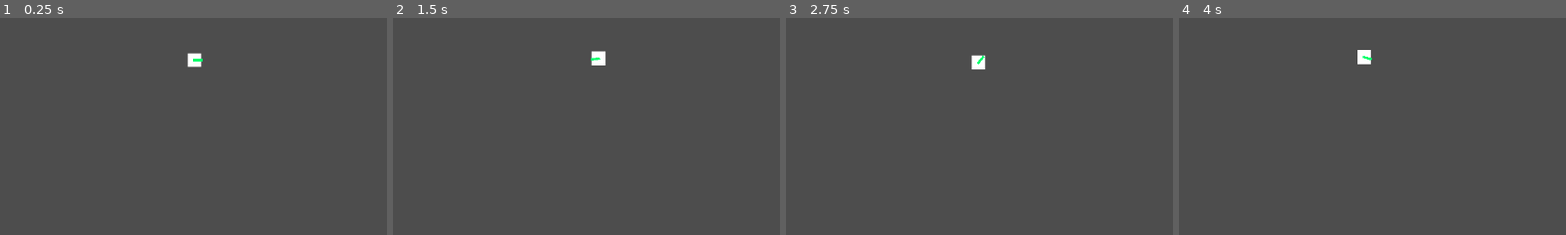
Above: before the commit, frames 1-4 (left to right).
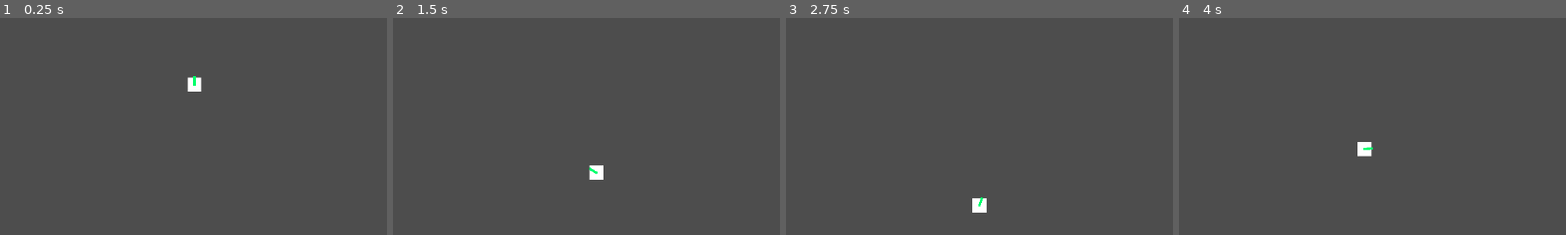
Above: after the commit, the same moments.

Repository: AvveGbm/Project-Recoil
Game: Godot game, scene res://scenes/player.tscn
Two runs of this game, one before a commit and one after it. Both use one fixed random seed, a clock stepped at 60 frames per second and the inputs below. The project has no main scene, so this scene is started directly.
Inputs (mouse positions are % of the whole screen's width and height, from its top left):
- Up to frame 1 (0.25 s): no input
- Up to frame 2 (1.5 s): tap Enter (ui_accept) at 0.5, 0.77 s; move the mouse to (72, 45) at 0.52 s; click (72, 45) at 0.67 s; move the mouse to (30, 55) at 1.27 s; click (30, 55) at 1.42 s
- Up to frame 3 (2.75 s): tap Enter (ui_accept) at 1.52 s; move the mouse to (60, 28) at 2.02 s; click (60, 28) at 2.17 s
- Up to frame 4 (4 s): move the mouse to (45, 70) at 2.77 s; click (45, 70) at 2.92 s; tap Enter (ui_accept) at 3.02, 3.77 s; move the mouse to (80, 65) at 3.52 s; click (80, 65) at 3.67 s
The pictures show only the part of the screen within x 25-75%, y 40-90%; the shares and areas given below are measured in that part.

The runs differ from the first frame. In frame 1, 0.5% of the frame differs, in the area x 48-53%, y 16-34%; in frame 2, 0.5%; in frame 3, 0.5%; in frame 4, 0.5%.

Commit message:
improved player script

Diff:
--- a/src/player.gd
+++ b/src/player.gd
@@ -2,18 +2,23 @@
 
 @export_group("Movement Settings")
 @export var friction: float = 0.15
+@export var air_friction: float = 0.98 # To slow down horizontal speed slightly
+@export var gravity: float = 980.0
 
 @onready var weapon_slot = $WeaponSlot
 @onready var weapon: Weapon = $WeaponSlot/Weapon
 
 func _physics_process(_delta: float) -> void:
+	if not is_on_floor():
+		velocity.y += gravity * _delta
+
 	var mouse_pos = get_global_mouse_position()
 	weapon_slot.look_at(mouse_pos)
 
 	if Input.is_action_just_pressed("ui_accept") or Input.is_mouse_button_pressed(MOUSE_BUTTON_LEFT):
 		fire_weapon()
 
-	velocity = velocity.lerp(Vector2.ZERO, friction)
+	velocity.x = lerp(velocity.x, 0.0, friction)
 
 	move_and_slide()
 
